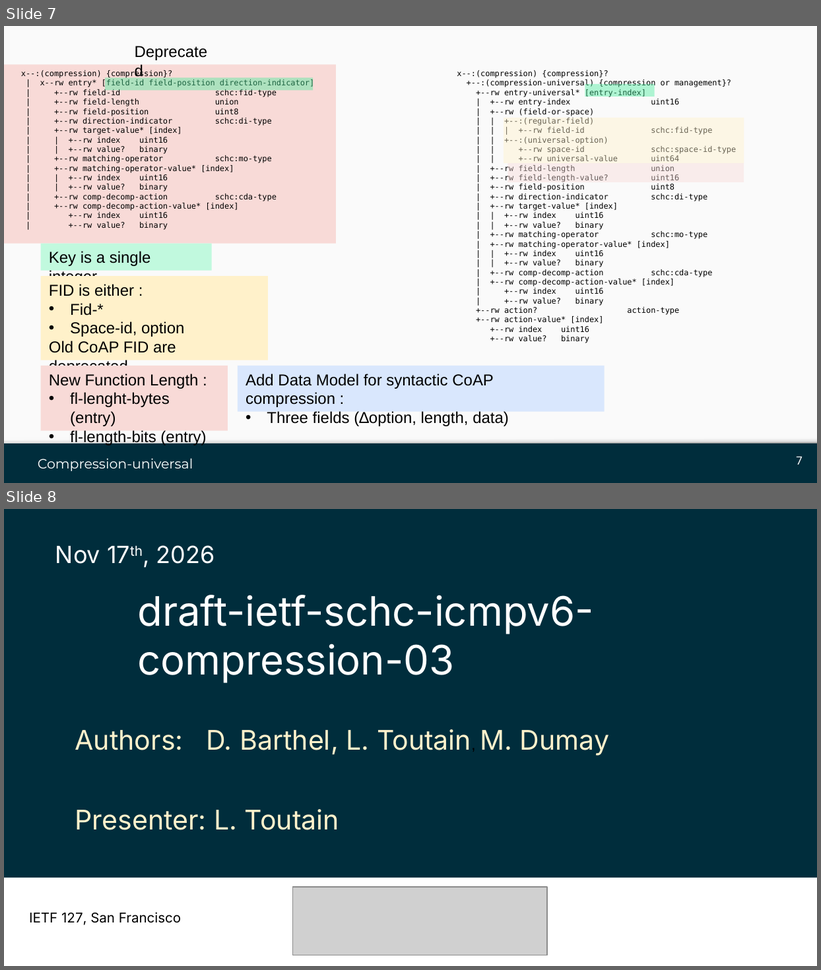
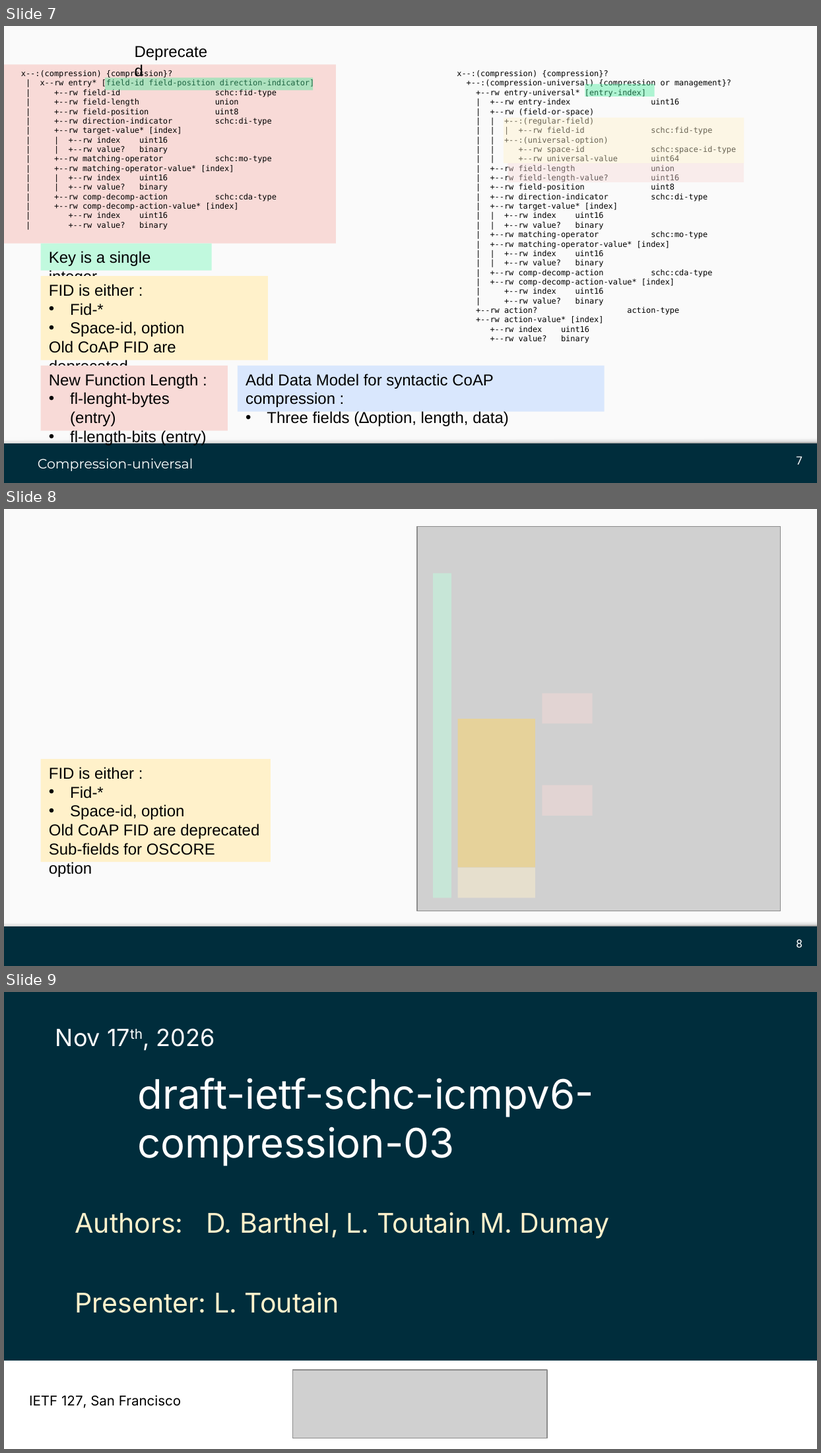
Before and after one commit to ltn22/ietf-drafts, a slide deck: Slides/slides-127-universal-option.pptx. Shown one above the other, each under a label of ours: slides 7 and 8 before the commit, slides 7, 8 and 9 after it. The pictures are 821x970 and 821x1453 pixels, drawn with LibreOffice and Linux fonts; fonts in the diff are those of the drawing; grey boxes stand for pictures; background and template pictures are left out. Boxes give left, top, right and bottom in pixels: in the first picture for what was removed or moved away, otherwise in the second. Text is boxed around its words. In the diff, an @@ line names an element or a change of style, - is before the commit and + after.

```diff
--- a/Slides/slides-127-universal-option.pptx
+++ b/Slides/slides-127-universal-option.pptx
@@ slide 8 added at (x1=4, y1=509, x2=817, y2=966), background #002D3C; not listed: 2 template elements that a slide beside it also shows @@
@@ picture added at (x1=417, y1=526, x2=781, y2=912) @@
@@ rectangle added at (x1=433, y1=573, x2=452, y2=898), fill #C1F9DE at 56% opacity @@
@@ rectangle added at (x1=543, y1=694, x2=593, y2=724), fill #F8DAD7 at 47% opacity @@
@@ rectangle added at (x1=457, y1=719, x2=535, y2=867), fill #FFD55F at 47% opacity @@
@@ rectangle added at (x1=40, y1=759, x2=271, y2=863), fill #FFF1CA, 14 pt, text #000000 @@
+FID is either :
+• Fid-*
+• Space-id, option
+Old CoAP FID are deprecated
+Sub-fields for OSCORE option
@@ rectangle added at (x1=543, y1=786, x2=593, y2=817), fill #F8DAD7 at 47% opacity @@
@@ rectangle added at (x1=457, y1=867, x2=535, y2=898), fill #FFF1CA at 47% opacity @@
@@ page number added at (x1=796, y1=939, x2=803, y2=948), 10 pt, text #FFFFFF @@
+8
@@ what was slide 8 is now slide 9 @@
```
Also in this commit, not shown: 5 other slides added, 1 slide removed.
